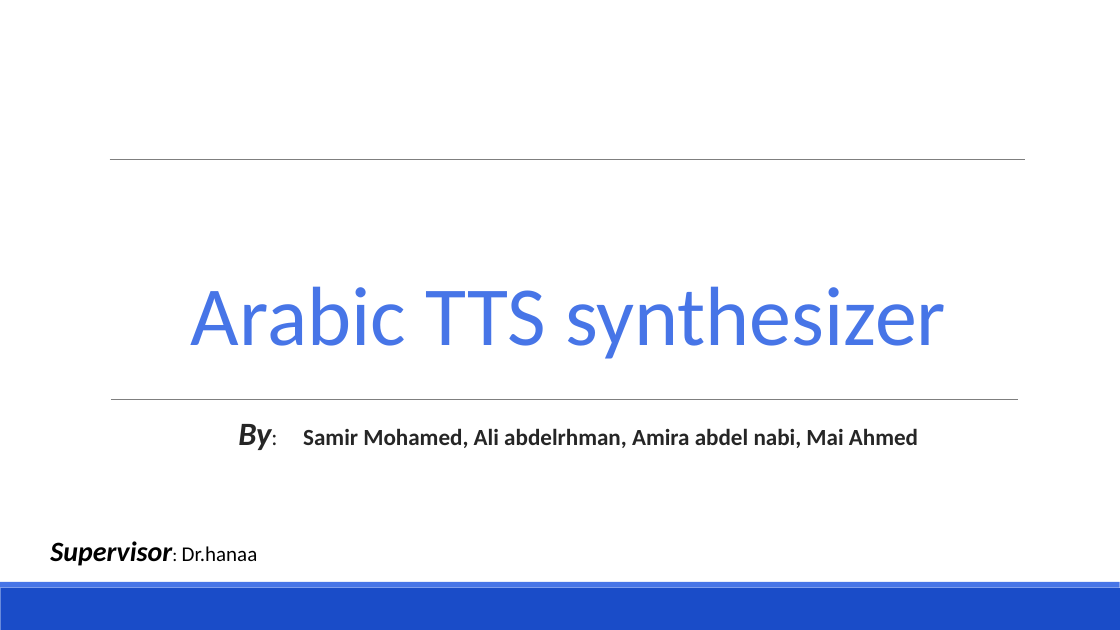
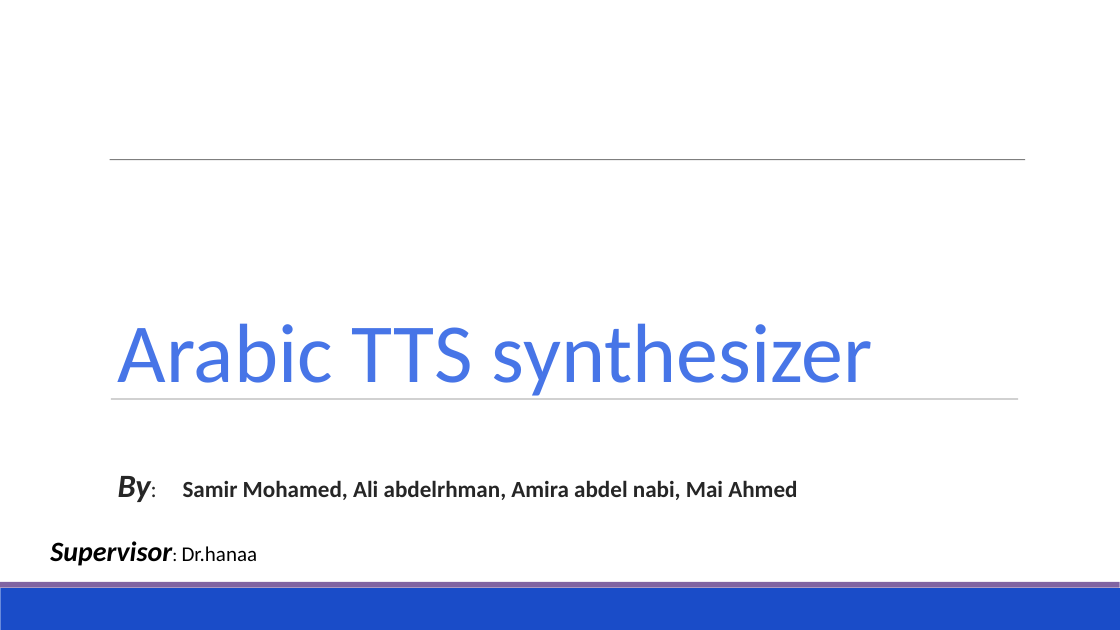
Before and after one commit to AliAbdElrahman74/GP, a slide deck: slide 1 of Presentation.pptx. Drawn at 1120x630 pixels with LibreOffice and Linux fonts; fonts in the diff are those of the drawing. Boxes give left, top, right and bottom in pixels: in the first picture for what was removed or moved away, otherwise in the second. Text is boxed around its words. In the diff, an @@ line names an element or a change of style, - is before the commit and + after.

```diff
--- a/Presentation.pptx
+++ b/Presentation.pptx
@@ text "Arabic TTS synthesizer By: Samir ..." rewrapped from [191, 286, 946, 450] to [118, 323, 873, 502] @@
@@ line removed from (111, 399) to (1018, 399) @@
@@ freeform shape added at [111, 399, 1018, 399], outline #7F7F7F 0.74 pt @@
@@ text "Supervisor: Dr.hanaa" at [50, 541, 258, 566]: list level 2 to 1 in "Supervisor: Dr.hanaa" @@
@@ rectangle at [0, 582, 1120, 588]: fill #4775E7 to #8064A2 @@
```
Also in this commit, not shown: 27 other slides changed, 1 other file.
